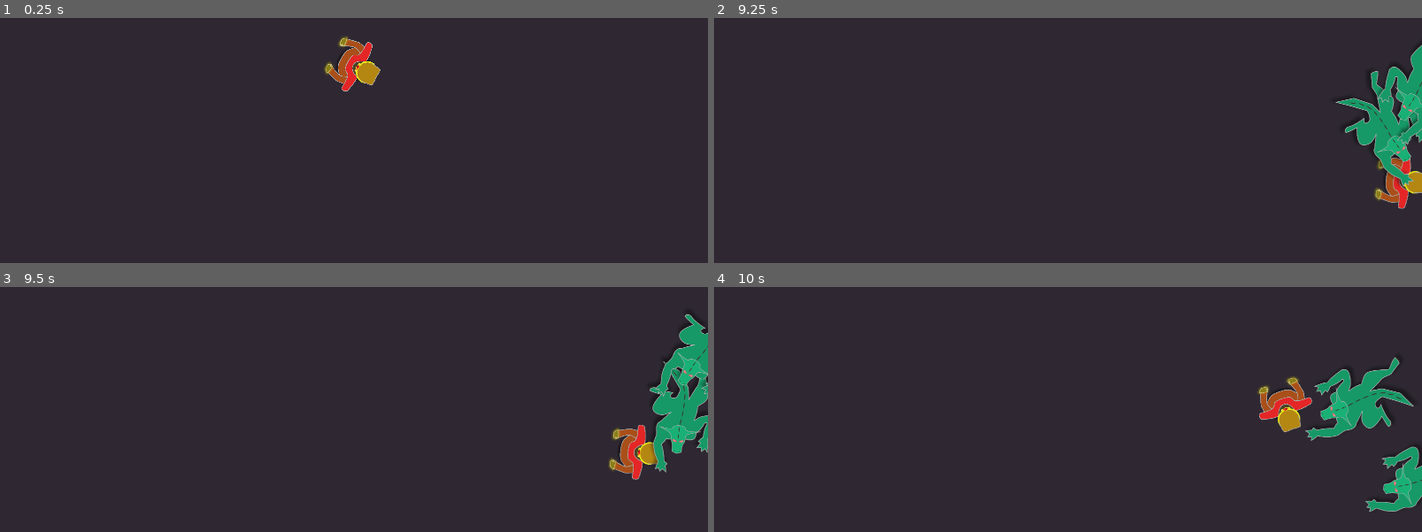
Above: before the commit, frames 1-4 (two rows, left to right).
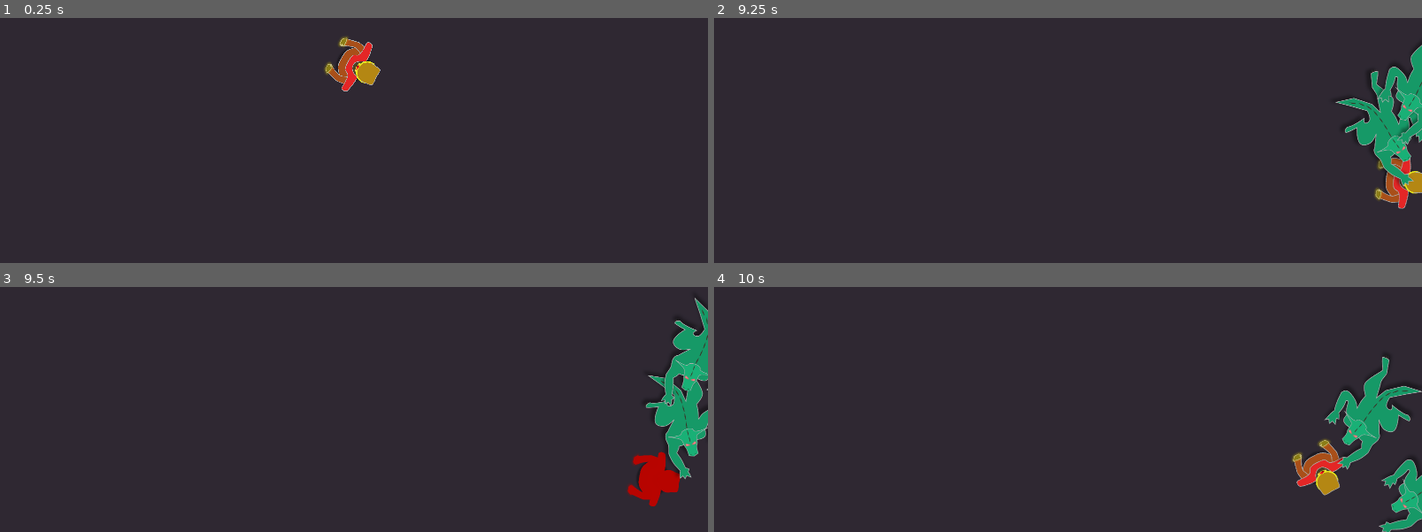
Above: after the commit, the same moments.

Repository: ludover-workshop/fireballs-example
Game: Godot game, scene res://scenes/main.tscn
Same seed, same stepped clock (60 frames per second), same inputs: the game is played once before the commit and once after it.
Inputs (mouse positions are in pixels of both pictures, inside the frame that each line leads up to):
- Up to frame 1 (0.25 s): no input
- Up to frame 2 (9.25 s): tap Enter at 0.5 s; move the mouse to (1223, 44) at 0.52 s; hold Right (ui_right) 0.53-1.28 s; move the mouse to (926, 84) at 1.27 s; hold Down (ui_down) 1.28-2.03 s; move the mouse to (outside the picture) at 2.02 s; hold Right (ui_right) 2.03-2.78 s; move the mouse to (1032, 142) at 2.77 s; hold Up (ui_up) 2.78-3.53 s; move the mouse to (1280, 123) at 3.52 s; hold Left (ui_left) 3.53-5.03 s; move the mouse to (outside the picture) at 4.27 s; move the mouse to (1103, 64) at 5.02 s; hold Down (ui_down) 5.03-5.78 s; move the mouse to (outside the picture) at 5.77 s; hold Right (ui_right) 5.78-6.53 s; move the mouse to (1223, 44) at 6.52 s; hold Up (ui_up) 6.53-7.28 s; move the mouse to (926, 84) at 7.27 s; hold Right (ui_right) 7.28-8.03 s; move the mouse to (outside the picture) at 8.02 s; hold Down (ui_down) 8.03-8.78 s; move the mouse to (1032, 142) at 8.77 s; hold Left (ui_left) from 8.78 s (still down)
- Up to frame 3 (9.5 s): keep holding Left (ui_left)
- Up to frame 4 (10 s): move the mouse to (1280, 392) at 9.52 s; release Left (ui_left) at 9.53 s; hold Up (ui_up) from 9.53 s (still down)

Frames 1-2 are identical in both runs. In frame 3, 3.8% of the frame differs, in the area x 86-100%, y 4-90%; in frame 4, 5.2%, in the area x 76-100%, y 28-100%.

Commit message:
Extracted damageable behaviour

Diff:
--- a/project.godot
+++ b/project.godot
@@ -9,6 +9,11 @@
 config_version=4
 
 _global_script_classes=[ {
+"base": "Node",
+"class": "Damageable",
+"language": "GDScript",
+"path": "res://scripts/damageable.gd"
+}, {
 "base": "KinematicBody2D",
 "class": "Demon",
 "language": "GDScript",
@@ -30,6 +35,7 @@
 "path": "res://scripts/target_velocity_behaviour.gd"
 } ]
 _global_script_class_icons={
+"Damageable": "",
 "Demon": "",
 "Fireball": "",
 "Mage": "",
--- /dev/null
+++ b/scenes/Damageable.tscn
@@ -0,0 +1,12 @@
+[gd_scene load_steps=2 format=2]
+
+[ext_resource path="res://scripts/damageable.gd" type="Script" id=1]
+
+[node name="Damageable" type="Node"]
+script = ExtResource( 1 )
+
+[node name="BlinkingTimer" type="Timer" parent="."]
+wait_time = 0.3
+one_shot = true
+
+[connection signal="timeout" from="BlinkingTimer" to="." method="_on_BlinkingTimer_timeout"]
--- a/scenes/demon.tscn
+++ b/scenes/demon.tscn
@@ -1,10 +1,11 @@
-[gd_scene load_steps=9 format=2]
+[gd_scene load_steps=10 format=2]
 
 [ext_resource path="res://assets/demon.png" type="Texture" id=1]
 [ext_resource path="res://scripts/demon.gd" type="Script" id=2]
 [ext_resource path="res://scripts/target_velocity_behaviour.gd" type="Script" id=3]
 [ext_resource path="res://assets/demon_shadow.png" type="Texture" id=4]
 [ext_resource path="res://shaders/blinking_material.tres" type="Material" id=5]
+[ext_resource path="res://scenes/Damageable.tscn" type="PackedScene" id=6]
 
 [sub_resource type="CapsuleShape2D" id=1]
 radius = 108.903
@@ -79,10 +80,9 @@
 position = Vector2( 139.871, -2.01331 )
 shape = SubResource( 3 )
 
-[node name="BlinkingTimer" type="Timer" parent="."]
-wait_time = 0.3
-one_shot = true
+[node name="Damageable" parent="." instance=ExtResource( 6 )]
+knockback_handler_path = NodePath("../TargetVelocityBehaviour")
+blinking_sprite_path = NodePath("../demonSprite")
 
 [connection signal="body_entered" from="AttackArea" to="." method="_on_AttackArea_body_entered"]
 [connection signal="body_exited" from="AttackArea" to="." method="_on_AttackArea_body_exited"]
-[connection signal="timeout" from="BlinkingTimer" to="." method="_on_BlinkingTimer_timeout"]
--- a/scenes/fireball.tscn
+++ b/scenes/fireball.tscn
@@ -28,7 +28,7 @@
 
 [node name="AnimatedSprite" type="AnimatedSprite" parent="."]
 frames = SubResource( 1 )
-frame = 3
+frame = 5
 playing = true
 
 [node name="Area2D" type="Area2D" parent="."]
--- a/scenes/mage.tscn
+++ b/scenes/mage.tscn
@@ -1,10 +1,11 @@
-[gd_scene load_steps=7 format=2]
+[gd_scene load_steps=8 format=2]
 
 [ext_resource path="res://assets/mage.png" type="Texture" id=1]
 [ext_resource path="res://scripts/mage.gd" type="Script" id=2]
 [ext_resource path="res://scripts/target_velocity_behaviour.gd" type="Script" id=3]
 [ext_resource path="res://shaders/blinking_material.tres" type="Material" id=4]
 [ext_resource path="res://assets/mage_shadow.png" type="Texture" id=5]
+[ext_resource path="res://scenes/Damageable.tscn" type="PackedScene" id=6]
 
 [sub_resource type="CapsuleShape2D" id=1]
 radius = 35.8104
@@ -38,8 +39,6 @@
 acceleration = 1700.0
 friction = 1700.0
 
-[node name="BlinkingTimer" type="Timer" parent="."]
-wait_time = 0.3
-one_shot = true
-
-[connection signal="timeout" from="BlinkingTimer" to="." method="_on_BlinkingTimer_timeout"]
+[node name="Damageable" parent="." instance=ExtResource( 6 )]
+knockback_handler_path = NodePath("../TargetVelocityBehaviour")
+blinking_sprite_path = NodePath("../mage")
--- /dev/null
+++ b/scripts/damageable.gd
@@ -0,0 +1,36 @@
+tool
+class_name Damageable
+extends Node
+
+export(float) var health = 100
+
+export(NodePath) var knockback_handler_path
+export(NodePath) var blinking_sprite_path
+
+onready var knockback_handler = get_node(knockback_handler_path)
+onready var blinking_sprite = get_node(blinking_sprite_path)
+
+signal killed(killer)
+
+func _get_configuration_warning():
+	if !blinking_sprite_path:
+		return "A blinker sprite is needed"
+	return ""
+
+func receive_damage_from(damager):
+	if knockback_handler: knockback_handler.knockback_from(damager.position, damager.knockback_strength)
+	health -= damager.damage
+	if health <= 0:
+		be_killed_by(damager)
+	start_blinking()
+
+func be_killed_by(damager):
+	emit_signal("killed", damager)
+	get_parent().queue_free()
+
+func start_blinking():
+	$BlinkingTimer.start()
+	blinking_sprite.material.set_shader_param('blink_intensity', 1)
+
+func _on_BlinkingTimer_timeout():
+	blinking_sprite.material.set_shader_param('blink_intensity', 0)
--- a/scripts/demon.gd
+++ b/scripts/demon.gd
@@ -7,7 +7,7 @@
 export(float) var damage = 10
 export(float) var knockback_strength = 1500
 
-export(float) var attack_cooldown = 1
+export(float) var attack_cooldown = 0.7
 var remaining_attack_cooldown = 0
 
 var target: Node2D
@@ -26,27 +26,16 @@
 func angle_to_target():
 	return (target.position - self.position).angle() if is_instance_valid(target) else rand_range(0, TAU)
 
+onready var damageable = $Damageable
+
 func receive_damage_from(damager):
-	targetVelocityBehaviour.knockback_from(damager.position, damager.knockback_strength)
-	health -= damager.damage
-	if health <= 0:
-		be_killed_by(damager)
-	start_blinking()
-
-func start_blinking():
-	blinkingTimer.start()
-	demonSprite.material.set_shader_param('blink_intensity', 1)
-
-func _on_BlinkingTimer_timeout():
-	demonSprite.material.set_shader_param('blink_intensity', 0)
-
-func be_killed_by(damager):
-	damager.killed(self)
-	queue_free()
+	damageable.receive_damage_from(damager)
 
 func _process(delta):
 	if is_instance_valid(target):
 		turn_towards_target(delta)
+
+	animationPlayer.playback_speed = targetVelocityBehaviour.velocity.length() / targetVelocityBehaviour.max_speed
 
 	if attacking && remaining_attack_cooldown <= 0:
 		attack_all(attack_area.get_overlapping_bodies())
@@ -67,11 +56,9 @@
 
 	rotate(sign(to_target) * min(abs(to_target), max_rotation))
 
-
 	var front = Vector2.RIGHT.rotated(rotation)
 
 	targetVelocityBehaviour.target_direction = front
-	animationPlayer.playback_speed = targetVelocityBehaviour.velocity.length() / targetVelocityBehaviour.max_speed
 
 
 func attack_all(bodies):
--- a/scripts/fireball.gd
+++ b/scripts/fireball.gd
@@ -26,6 +26,3 @@
 	if body.has_method("receive_damage_from"):
 		body.receive_damage_from(self)
 	queue_free()
-
-func killed(body):
-	owner_mage.killed(body)
--- a/scripts/mage.gd
+++ b/scripts/mage.gd
@@ -3,8 +3,6 @@
 
 const fireball_scene = preload("res://scenes/fireball.tscn")
 onready var fireball_spawn_point = $FireballSpawnPoint
-
-export(float) var health = 100
 
 export(float) var fire_cooldown = 0.2
 var remaining_fire_cooldown = 0
@@ -52,25 +50,11 @@
 
 	targetVelocityBehaviour.target_direction = input_vector
 
-#TODO: Extract this behaviour to a superclass or other node
-func receive_damage_from(damager):
-	targetVelocityBehaviour.knockback_from(damager.position, damager.knockback_strength)
-	health -= damager.damage
-	print(health)
-	if health <= 0:
-		be_killed_by(damager)
-	start_blinking()
-
-func be_killed_by(damager):
-	queue_free()
-
-func start_blinking():
-	$BlinkingTimer.start()
-	mage_sprite.material.set_shader_param('blink_intensity', 1)
-
-func _on_BlinkingTimer_timeout():
-	mage_sprite.material.set_shader_param('blink_intensity', 0)
-
 func killed(body):
 	kill_count += 1
 	print("Kill count: " + str(kill_count))
+
+onready var damageable = $Damageable
+
+func receive_damage_from(damager):
+	damageable.receive_damage_from(damager)
--- a/scripts/main.gd
+++ b/scripts/main.gd
@@ -22,4 +22,9 @@
 		var demon: Demon = demon_scene.instance()
 
 		demon.init(mage, position)
+		demon.get_node("Damageable").connect('killed', self, 'killed', [demon])
 		demons.add_child(demon)
+
+func killed(damager, demon):
+	if damager.get("owner_mage") == mage:
+		mage.killed(demon)
